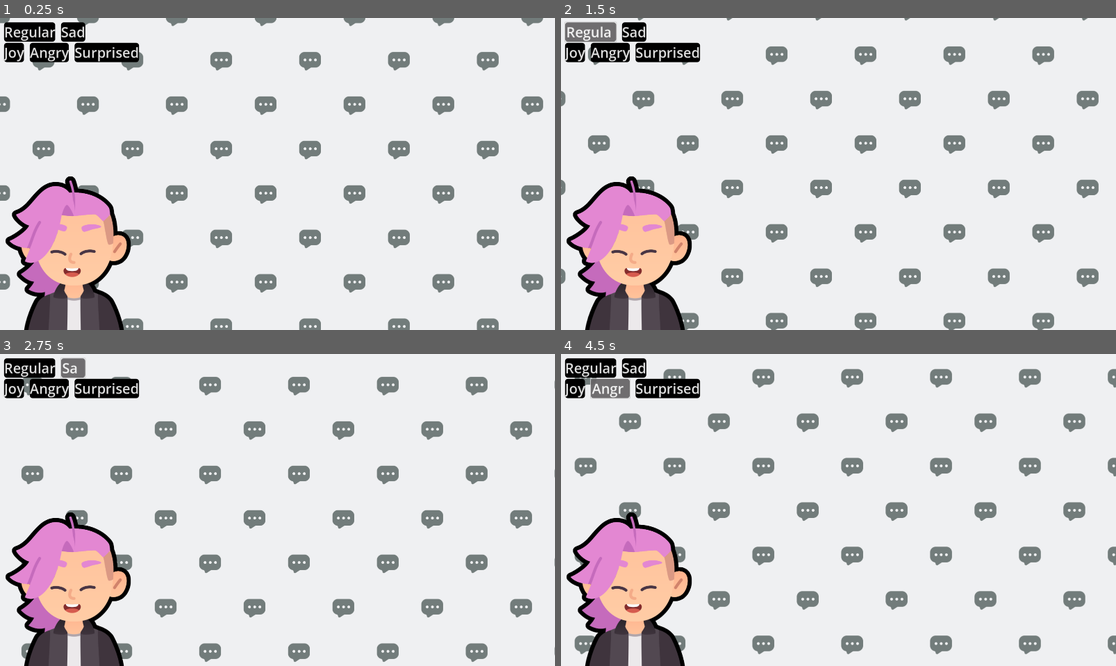
Above: before the commit, frames 1-4 (two rows, left to right).
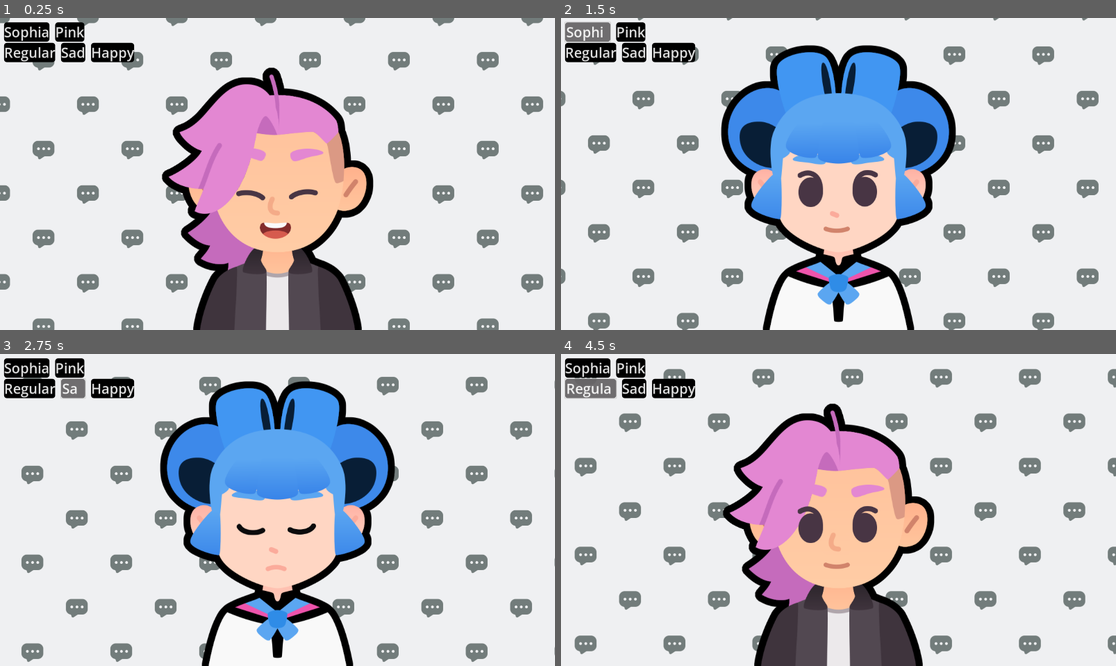
Above: after the commit, the same moments.

Repository: chimoochi/M7-Telling-a-Story
Game: Godot game, scene res://lessons/expressions.tscn
Same seed, same stepped clock (60 frames per second), same inputs: the game is played once before the commit and once after it. This scene is started directly instead of the project's main scene.
Inputs (mouse positions are in pixels of both pictures, inside the frame that each line leads up to):
- Up to frame 1 (0.25 s): no input
- Up to frame 2 (1.5 s): click "Regular" at 0.5 s; click (588, 30) at 1.25 s, where only the run after the commit has a clickable "Sophia"
- Up to frame 3 (2.75 s): click "Sad" at 2 s
- Up to frame 4 (4.5 s): click (633, 366) at 2.75 s, where only the run after the commit has a clickable "Pink"; click (577, 388) at 3.5 s, where only the run before the commit has a clickable "Joy"; click (610, 388) at 4.25 s, where only the run before the commit has a clickable "Angry"

The runs differ from the first frame. In frame 1, 30% of the frame differs, in the area x 0-68%, y 1-100%; in frame 2, 33%; in frame 3, 33%, in the area x 0-72%, y 1-100%; in frame 4, 31%.
Error before the commit: Invalid access to property or key 'pressed' on a base object of type 'null instance'. (res://lessons/expressions.gd:25)

Commit message:
actually finish M7L7

Diff:
--- a/M07.telling_a_story_workbook/lessons/expressions.gd
+++ b/M07.telling_a_story_workbook/lessons/expressions.gd
@@ -11,11 +11,11 @@
 }
 @onready var body: TextureRect = %Body
 @onready var expression: TextureRect = %Expression
-@onready var button_sophia: Button = %ButtonSophia
-@onready var button_pink: Button = %ButtonPink
-@onready var button_regular: Button = %ButtonRegular
-@onready var button_sad: Button = %ButtonSad
-@onready var button_happy: Button = %ButtonHappy
+@onready var button_sophia: Button = %Sophia
+@onready var button_pink: Button = %Pink
+@onready var button_regular: Button = %Regular
+@onready var button_sad: Button = %Sad
+@onready var button_happy: Button = %Happy
 
 
 # Called when the node enters the scene tree for the first time.
--- a/M07.telling_a_story_workbook/lessons/expressions.tscn
+++ b/M07.telling_a_story_workbook/lessons/expressions.tscn
@@ -36,13 +36,11 @@
 [node name="Body" type="TextureRect" parent="."]
 unique_name_in_owner = true
 layout_mode = 1
-anchors_preset = 2
-anchor_top = 1.0
+anchors_preset = 15
+anchor_right = 1.0
 anchor_bottom = 1.0
-offset_top = -634.0
-offset_right = 512.0
-offset_bottom = 6.0
-grow_vertical = 0
+grow_horizontal = 2
+grow_vertical = 2
 texture = ExtResource("5_8k2r0")
 expand_mode = 1
 stretch_mode = 5
@@ -72,35 +70,37 @@
 [node name="HBoxContainer" type="HBoxContainer" parent="VBoxContainer"]
 layout_mode = 2
 
-[node name="Button" type="Button" parent="VBoxContainer/HBoxContainer"]
+[node name="Sophia" type="Button" parent="VBoxContainer/HBoxContainer"]
+unique_name_in_owner = true
+layout_mode = 2
+theme = ExtResource("1_offqj")
+text = "Sophia
+"
+
+[node name="Pink" type="Button" parent="VBoxContainer/HBoxContainer"]
+unique_name_in_owner = true
+layout_mode = 2
+theme = ExtResource("1_offqj")
+text = "Pink
+"
+
+[node name="HBoxContainer2" type="HBoxContainer" parent="VBoxContainer"]
+layout_mode = 2
+
+[node name="Regular" type="Button" parent="VBoxContainer/HBoxContainer2"]
 unique_name_in_owner = true
 layout_mode = 2
 theme = ExtResource("1_offqj")
 text = "Regular"
 
-[node name="Button2" type="Button" parent="VBoxContainer/HBoxContainer"]
+[node name="Sad" type="Button" parent="VBoxContainer/HBoxContainer2"]
 unique_name_in_owner = true
 layout_mode = 2
 theme = ExtResource("1_offqj")
 text = "Sad"
 
-[node name="HBoxContainer2" type="HBoxContainer" parent="VBoxContainer"]
-layout_mode = 2
-
-[node name="Button3" type="Button" parent="VBoxContainer/HBoxContainer2"]
+[node name="Happy" type="Button" parent="VBoxContainer/HBoxContainer2"]
 unique_name_in_owner = true
 layout_mode = 2
 theme = ExtResource("1_offqj")
-text = "Joy"
-
-[node name="Button4" type="Button" parent="VBoxContainer/HBoxContainer2"]
-unique_name_in_owner = true
-layout_mode = 2
-theme = ExtResource("1_offqj")
-text = "Angry"
-
-[node name="Button5" type="Button" parent="VBoxContainer/HBoxContainer2"]
-unique_name_in_owner = true
-layout_mode = 2
-theme = ExtResource("1_offqj")
-text = "Surprised"
+text = "Happy"
